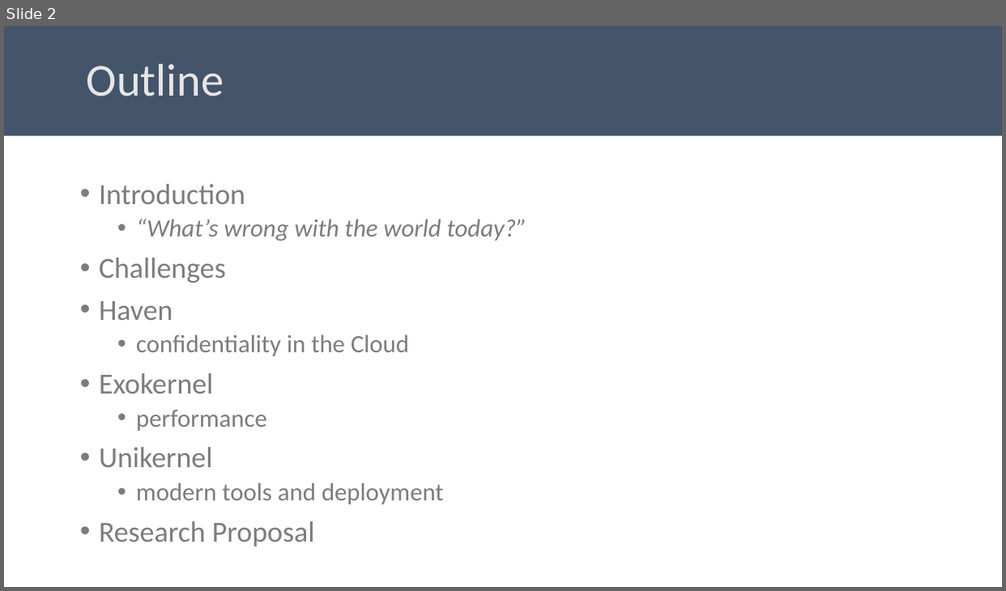
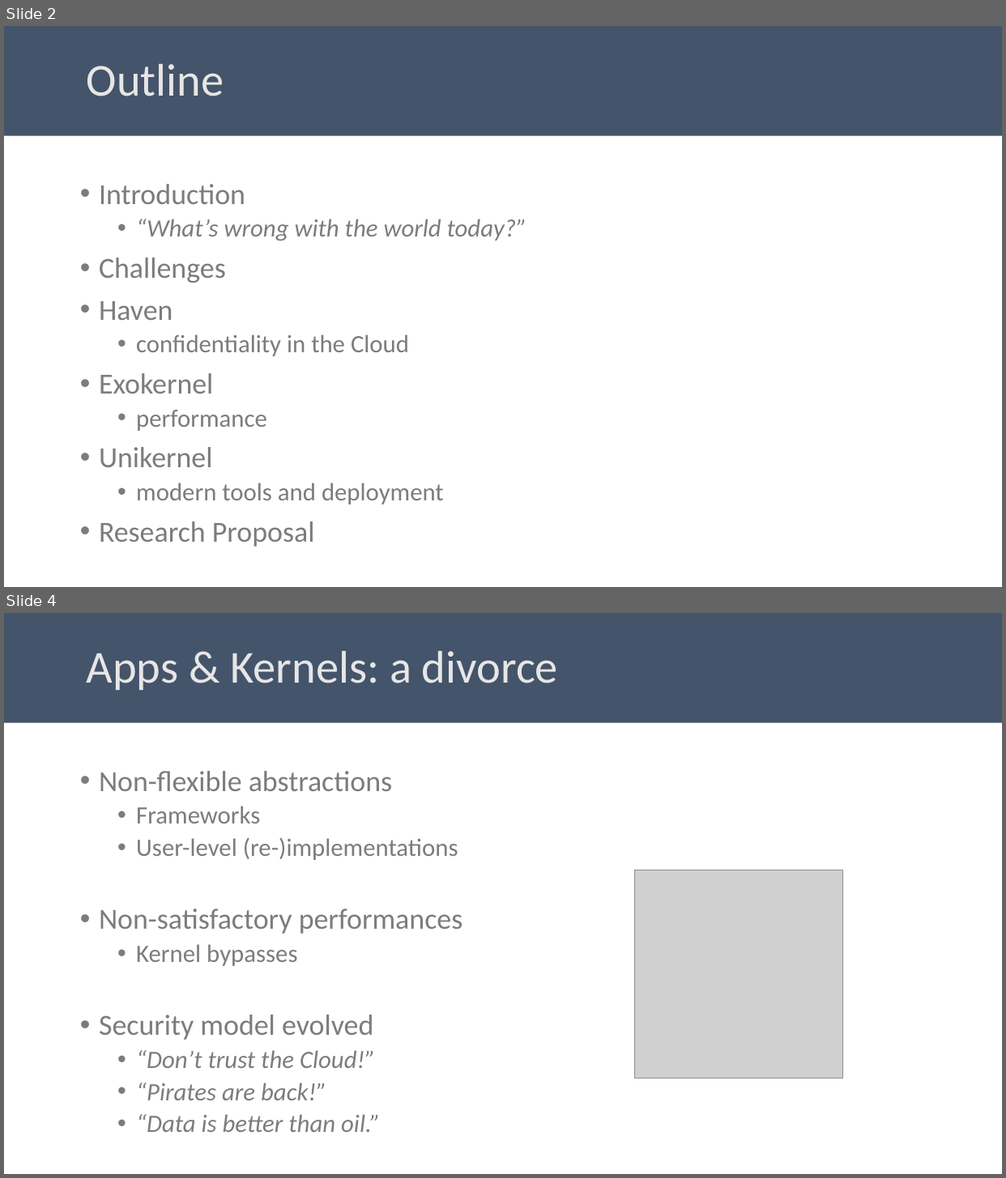
Before and after one commit to aghosn/CandidacyPresentation, a slide deck: CE_presentation.pptx. Shown one above the other, each under a label of ours: slide 2 before the commit, slides 2 and 4 after it; the slides between them are not shown. The pictures are 1006x591 and 1006x1178 pixels, drawn with LibreOffice and Linux fonts; fonts in the diff are those of the drawing; grey boxes stand for pictures. Boxes give left, top, right and bottom in pixels: in the first picture for what was removed or moved away, otherwise in the second. Text is boxed around its words. In the diff, an @@ line names an element or a change of style, - is before the commit and + after.

```diff
--- a/CE_presentation.pptx
+++ b/CE_presentation.pptx
@@ slide 4 added at [4, 613, 1002, 1174], background #FFFFFF @@
@@ title added at [4, 613, 1002, 723], fill #44546A, 44 pt, text #E7E6E6 @@
+Apps & Kernels: a divorce
@@ text added at [99, 771, 463, 1132], 24 pt, text #7C7C7C @@
+• Non-flexible abstractions
+  • Frameworks
+  • User-level (re-)implementations
+• Non-satisfactory performances
+  • Kernel bypasses
+• Security model evolved
+  • “Don’t trust the Cloud!”
+  • “Pirates are back!”
+  • “Data is better than oil.”
@@ picture added at [635, 871, 843, 1079] @@
```
Also in this commit, not shown: 1 slide changed, 1 slide removed, 2 other files.
